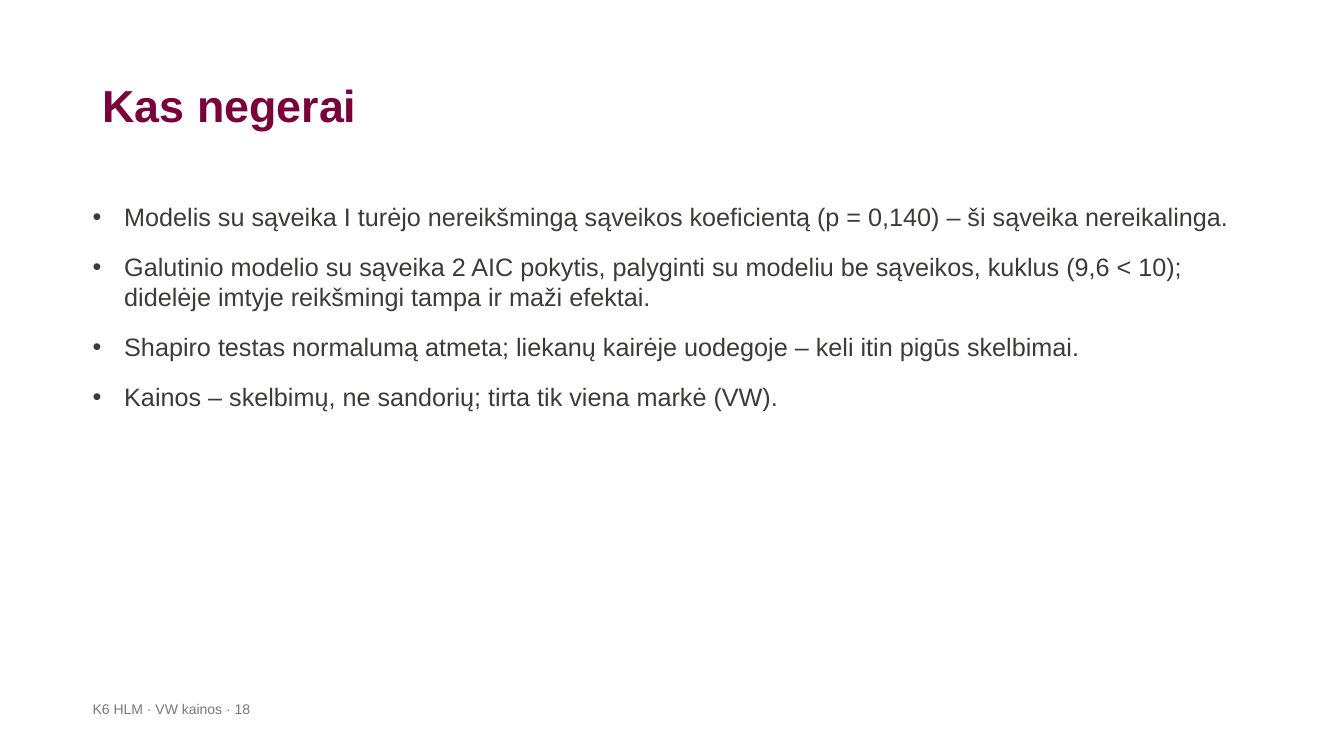
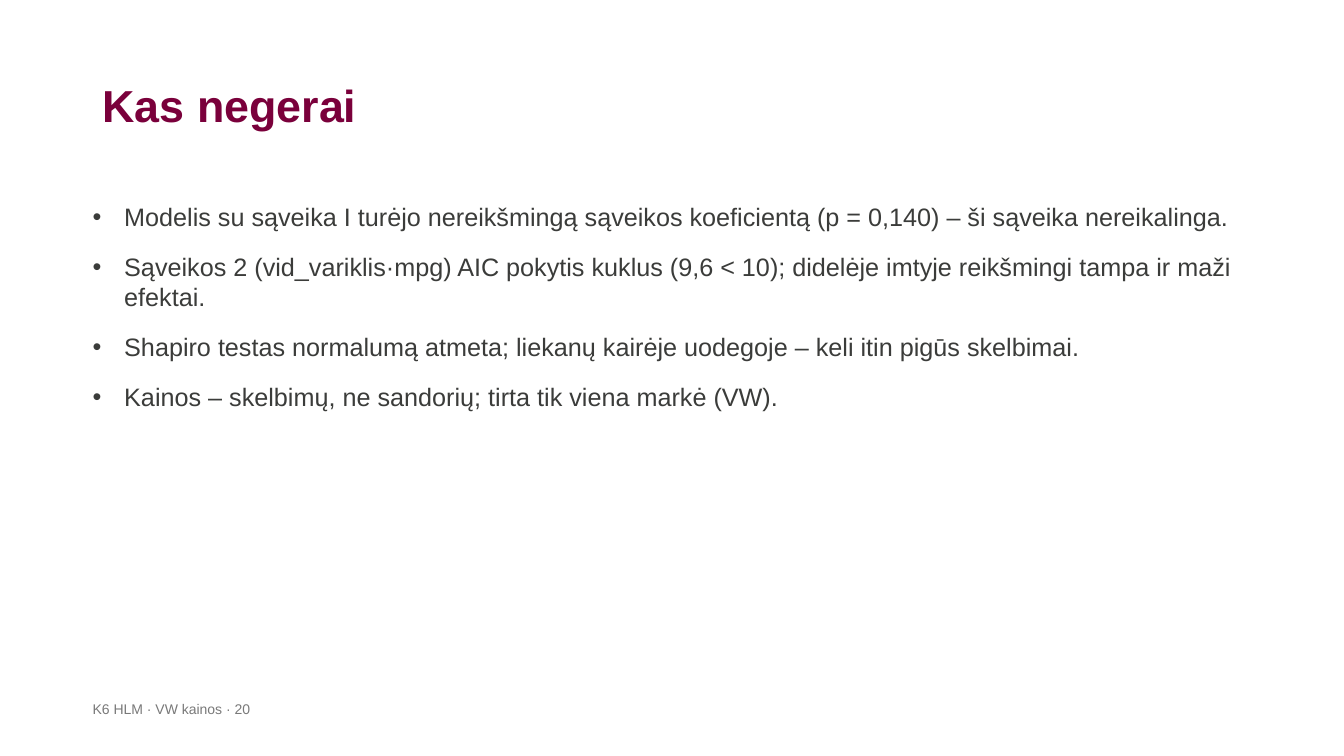
Before and after one commit to LidijaPu/K6, a slide deck: slide 20 of K6_HLM_VW_pristatymas-2.pptx (slide 18 before the commit). Drawn at 1344x756 pixels with LibreOffice and Linux fonts; fonts in the diff are those of the drawing; background and template pictures are left out. Boxes give left, top, right and bottom in pixels: in the first picture for what was removed or moved away, otherwise in the second. Text is boxed around its words. In the diff, an @@ line names an element or a change of style, - is before the commit and + after.

```diff
--- a/K6_HLM_VW_pristatymas-2.pptx
+++ b/K6_HLM_VW_pristatymas-2.pptx
@@ text at [124, 257, 1230, 307]: text changed @@
-• Galutinio modelio su sąveika 2 AIC pokytis, palyginti su modeliu be sąveikos, kuklus (9,6 < 10); didelėje imtyje reikšmingi tampa ir maži efektai.
+• Sąveikos 2 (vid_variklis·mpg) AIC pokytis kuklus (9,6 < 10); didelėje imtyje reikšmingi tampa ir maži efektai.
@@ text at [93, 704, 251, 714]: text changed @@
-K6 HLM · VW kainos · 18
+K6 HLM · VW kainos · 20
```
Also in this commit, not shown: 7 other slides changed, 2 slides added, 4 other files.
